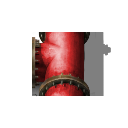
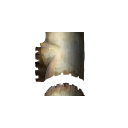
Layered file, before and after one edit (128 x 128). Changes by layer:
hid "Layer 1" over (x1=32, y1=32, x2=111, y2=97)
